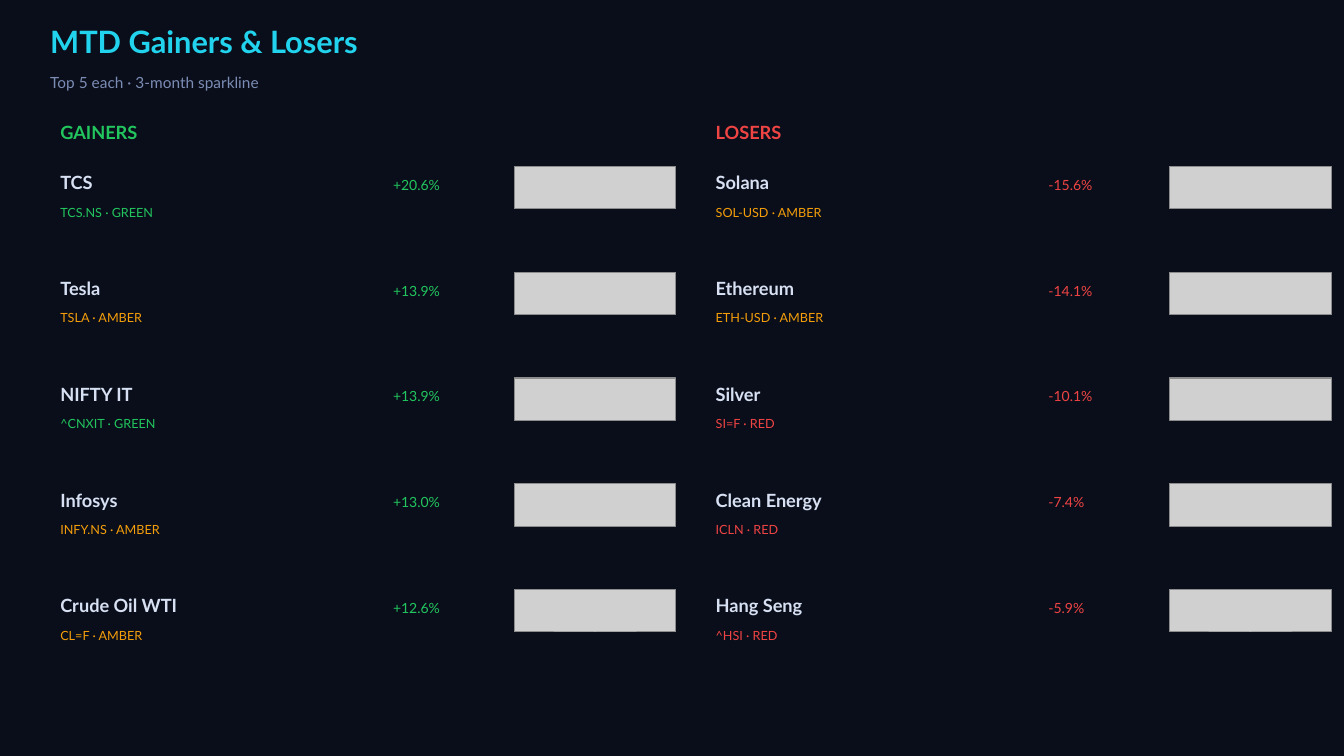
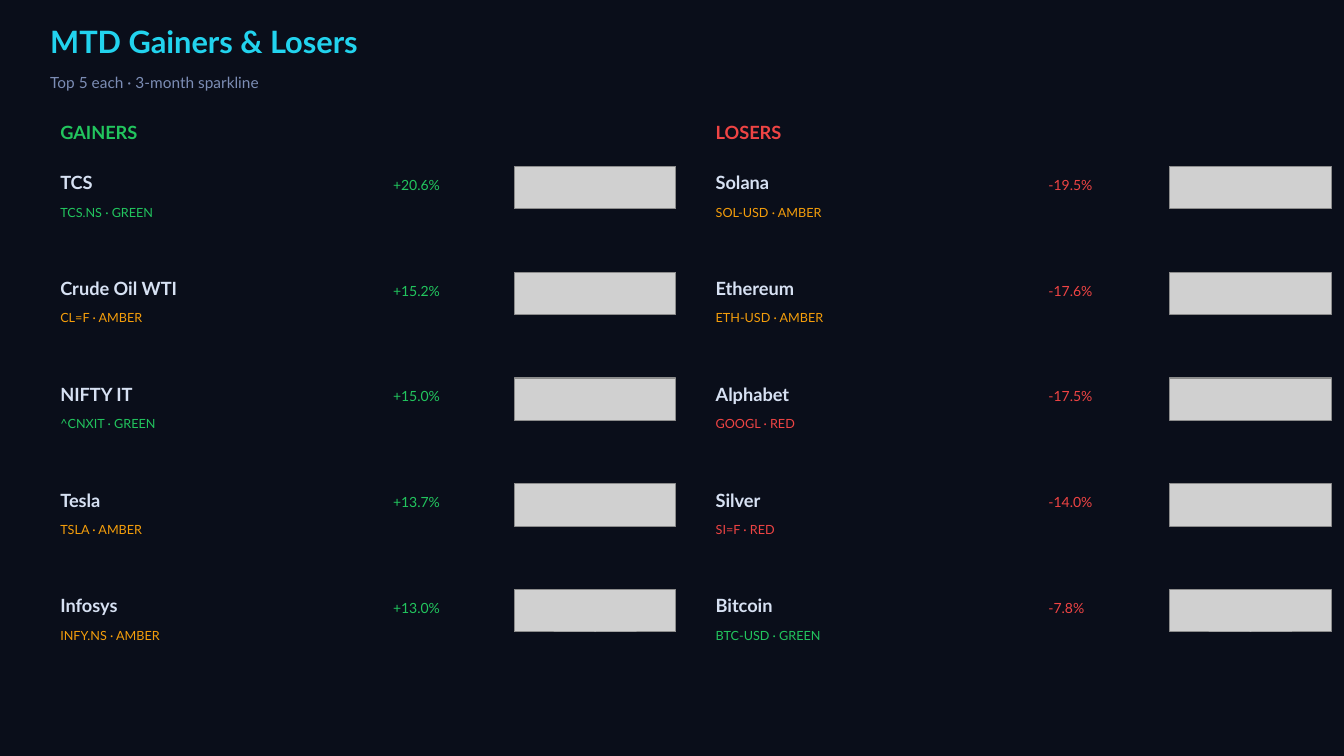
Before and after one commit to Pravkum23/pmr-terminal, a slide deck: slide 2 of docs/pmr_daily.pptx. Drawn at 1344x756 pixels with LibreOffice and Linux fonts; fonts in the diff are those of the drawing; grey boxes stand for pictures. Boxes give left, top, right and bottom in pixels: in the first picture for what was removed or moved away, otherwise in the second. Text is boxed around its words. In the diff, an @@ line names an element or a change of style, - is before the commit and + after.

```diff
--- a/docs/pmr_daily.pptx
+++ b/docs/pmr_daily.pptx
@@ text at box(1048, 180, 1092, 190): text changed @@
--15.6%
+-19.5%
@@ text at box(60, 281, 177, 295): text changed @@
-Tesla
+Crude Oil WTI
@@ text at box(393, 286, 440, 296): text changed @@
-+13.9%
++15.2%
@@ text at box(1048, 286, 1092, 296): text changed @@
--14.1%
+-17.6%
@@ text at box(60, 313, 143, 322): text changed @@
-TSLA · AMBER
+CL=F · AMBER
@@ text added at box(716, 387, 790, 404), 13 pt, text #D7E1F3, bold @@
+Alphabet
@@ text at box(393, 391, 440, 401): text changed @@
-+13.9%
++15.0%
@@ text at box(716, 419, 795, 428): text changed @@
-SI=F · RED
+GOOGL · RED
@@ text at box(1048, 391, 1092, 401): text changed @@
--10.1%
+-17.5%
@@ text added at box(60, 493, 100, 507), 13 pt, text #D7E1F3, bold @@
+Tesla
@@ text at box(393, 497, 440, 507): text changed @@
-+13.0%
++13.7%
@@ text "Silver": place and size @@
-text "Silver" at box(716, 387, 761, 401)
+text "Silver" at box(716, 493, 761, 507)
@@ text removed at box(716, 493, 822, 511) @@
-Clean Energy
@@ text at box(1048, 497, 1092, 507): text changed @@
--7.4%
+-14.0%
@@ text at box(60, 525, 142, 534): text changed @@
-INFY.NS · AMBER
+TSLA · AMBER
@@ text at box(716, 525, 775, 534): text changed @@
-ICLN · RED
+SI=F · RED
@@ text "Infosys": place and size @@
-text "Infosys" at box(60, 493, 117, 510)
+text "Infosys" at box(60, 598, 117, 615)
@@ text removed at box(60, 598, 177, 612) @@
-Crude Oil WTI
@@ text at box(716, 598, 773, 612): text changed @@
-Hang Seng
+Bitcoin
@@ text at box(393, 603, 440, 613): text changed @@
-+12.6%
++13.0%
@@ text at box(1048, 603, 1084, 613): text changed @@
--5.9%
+-7.8%
@@ text at box(60, 631, 160, 640): text changed @@
-CL=F · AMBER
+INFY.NS · AMBER
@@ text at box(716, 631, 820, 640): text changed; text colour #EF4444 to #22C55E @@
-^HSI · RED
+BTC-USD · GREEN
```
Also in this commit, not shown: 3 other slides changed, 2 other files.
